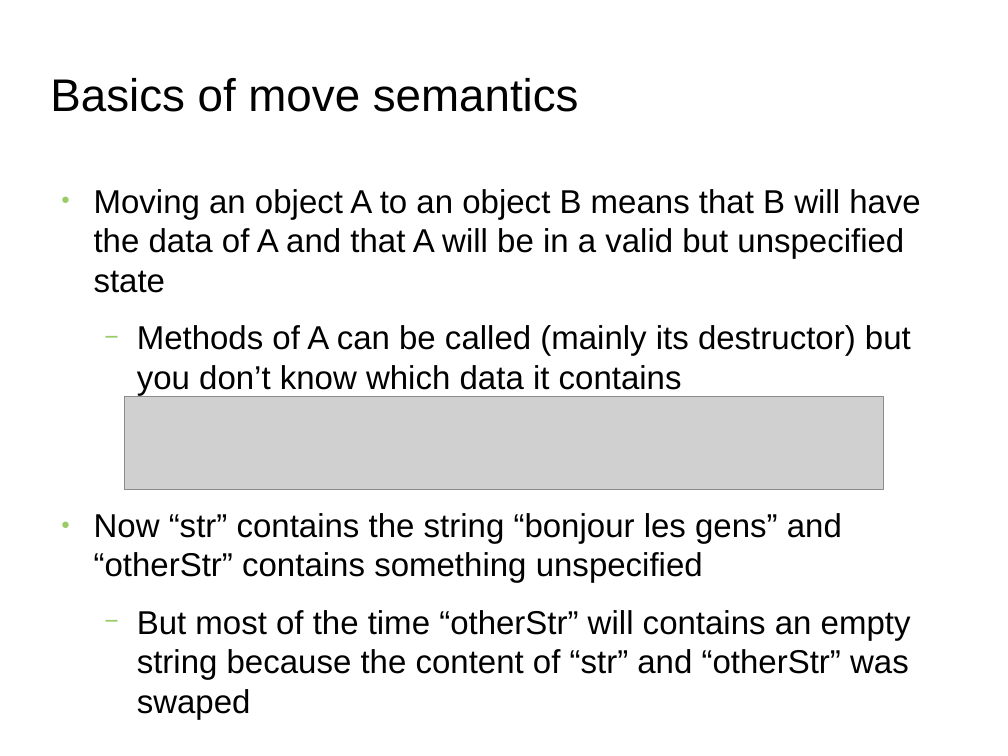
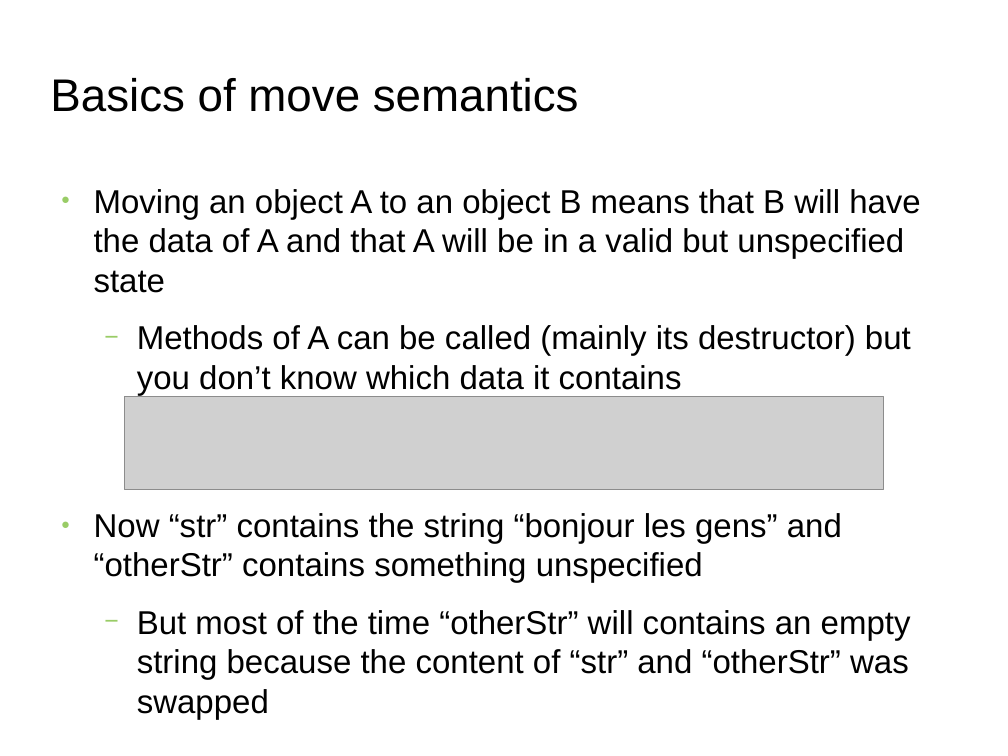
Before and after one commit to FranckRJ/CPP-trainings, a slide deck: slide 3 of traning-move.pt1.odp. Drawn at 1008x756 pixels with LibreOffice and Linux fonts; fonts in the diff are those of the drawing; grey boxes stand for pictures; background and template pictures are left out. Boxes give left, top, right and bottom in pixels: in the first picture for what was removed or moved away, otherwise in the second. Text is boxed around its words. In the diff, an @@ line names an element or a change of style, - is before the commit and + after.

```diff
--- a/traning-move.pt1.odp
+++ b/traning-move.pt1.odp
@@ text at [137, 610, 911, 720]: text changed @@
-  − But most of the time “otherStr” will contains an empty string because the content of “str” and “otherStr” was swaped
+  − But most of the time “otherStr” will contains an empty string because the content of “str” and “otherStr” was swapped
```
Also in this commit, not shown: 2 other slides changed, 1 slide removed, 1 other file.
